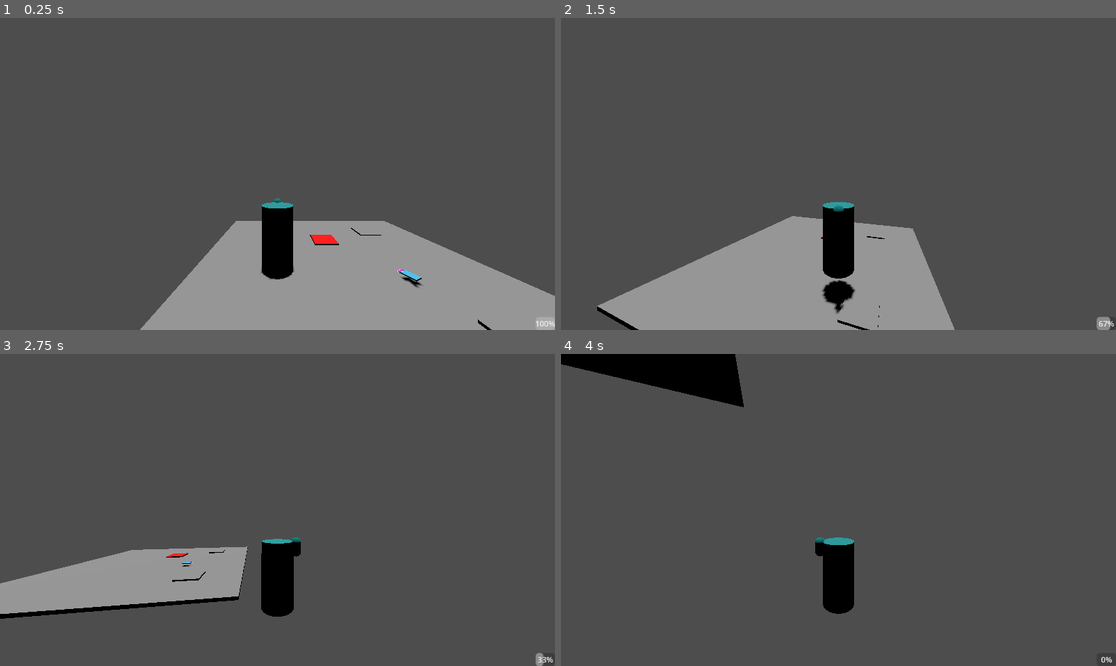
Above: before the commit, frames 1-4 (two rows, left to right).
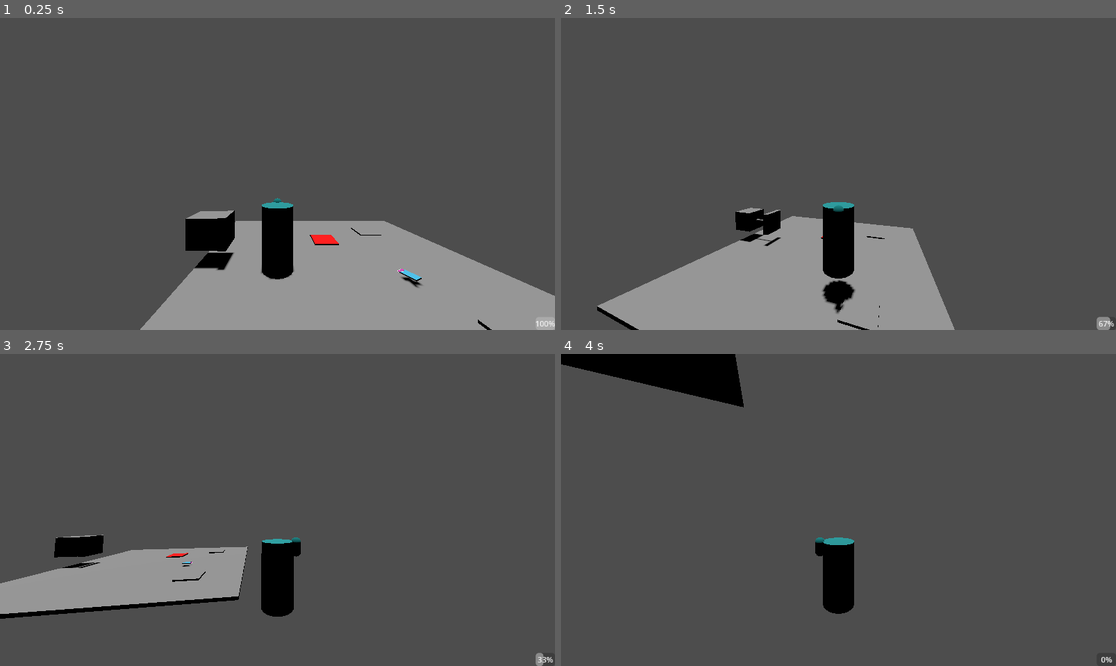
Above: after the commit, the same moments.

Repository: audreyssu/GGJ-2025-BubblegumPlatformer
Game: Godot game, scene res://scenes/world_root.tscn
Same seed, same stepped clock (60 frames per second), same inputs: the game is played once before the commit and once after it.
Inputs (mouse positions are in pixels of both pictures, inside the frame that each line leads up to):
- Up to frame 1 (0.25 s): no input
- Up to frame 2 (1.5 s): move the mouse to (866, 174) at 0.52 s; hold D (p_right) 0.53-1.28 s; click (866, 174) at 0.6 s; tap Space (p_jump) at 0.77 s; move the mouse to (810, 174) at 1.27 s; hold S (p_backward) from 1.28 s (still down); tap W (p_foreward) at 1.35 s
- Up to frame 3 (2.75 s): tap Space (p_jump) at 1.52 s; move the mouse to (288, 503) at 2.02 s; release S (p_backward) at 2.03 s; hold D (p_right) from 2.03 s (still down); click (288, 503) at 2.1 s
- Up to frame 4 (4 s): move the mouse to (832, 516) at 2.77 s; tap W (p_foreward) at 2.85 s; tap Space (p_jump) at 3.02, 3.77 s; move the mouse to (877, 513) at 3.52 s; release D (p_right) at 3.53 s; hold A (p_left) from 3.53 s (still down); click (877, 513) at 3.6 s

The runs differ from the first frame. In frame 1, 1.4% of the frame differs, in the area x 33-43%, y 61-81%; in frame 2, 0.6%; in frame 3, 0.6%; in frame 4, nothing differs.

Commit message:
Added piston (issue with collision)

Diff:
--- /dev/null
+++ b/bubblegamejam/scenes/piston.tscn
@@ -0,0 +1,107 @@
+[gd_scene load_steps=11 format=3 uid="uid://o251yu4k7q1y"]
+
+[sub_resource type="BoxMesh" id="BoxMesh_8psbl"]
+
+[sub_resource type="BoxShape3D" id="BoxShape3D_jhc0r"]
+
+[sub_resource type="BoxMesh" id="BoxMesh_h3p8i"]
+
+[sub_resource type="BoxShape3D" id="BoxShape3D_sh23c"]
+size = Vector3(0.25, 1.05, 1.05)
+
+[sub_resource type="CylinderMesh" id="CylinderMesh_p86ps"]
+
+[sub_resource type="CylinderShape3D" id="CylinderShape3D_vvie1"]
+
+[sub_resource type="Curve3D" id="Curve3D_6f80a"]
+_data = {
+"points": PackedVector3Array(0, 0, 0, 0, 0, 0, -1.11402, 0.00031437, 0, 0, 0, 0, 0, 0, 0, -0.000530958, -1.70469e-05, 0.000771068),
+"tilts": PackedFloat32Array(0, 0)
+}
+point_count = 2
+
+[sub_resource type="Animation" id="Animation_wodde"]
+length = 0.001
+loop_mode = 1
+tracks/0/type = "value"
+tracks/0/imported = false
+tracks/0/enabled = true
+tracks/0/path = NodePath("..:progress_ratio")
+tracks/0/interp = 1
+tracks/0/loop_wrap = true
+tracks/0/keys = {
+"times": PackedFloat32Array(0),
+"transitions": PackedFloat32Array(1),
+"update": 0,
+"values": [0.0]
+}
+
+[sub_resource type="Animation" id="Animation_uqr3p"]
+resource_name = "pistonAnim"
+length = 3.0
+loop_mode = 1
+tracks/0/type = "value"
+tracks/0/imported = false
+tracks/0/enabled = true
+tracks/0/path = NodePath("..:progress_ratio")
+tracks/0/interp = 1
+tracks/0/loop_wrap = true
+tracks/0/keys = {
+"times": PackedFloat32Array(0, 1.5),
+"transitions": PackedFloat32Array(1, 1),
+"update": 0,
+"values": [0.0, 1.0]
+}
+
+[sub_resource type="AnimationLibrary" id="AnimationLibrary_w6224"]
+_data = {
+"RESET": SubResource("Animation_wodde"),
+"pistonAnim": SubResource("Animation_uqr3p")
+}
+
+[node name="piston" type="Node3D"]
+
+[node name="pistonBase" type="StaticBody3D" parent="."]
+transform = Transform3D(1, 0, 0, 0, 1, 0, 0, 0, 1, -1.59859, 0, 0)
+
+[node name="MeshInstance3D" type="MeshInstance3D" parent="pistonBase"]
+mesh = SubResource("BoxMesh_8psbl")
+
+[node name="CollisionShape3D" type="CollisionShape3D" parent="pistonBase"]
+shape = SubResource("BoxShape3D_jhc0r")
+
+[node name="pistonPusher" type="AnimatableBody3D" parent="."]
+transform = Transform3D(1, 0, 0, 0, 1, 0, 0, 0, 1, -1.11402, 0.00031437, 0)
+
+[node name="pusherMesh" type="MeshInstance3D" parent="pistonPusher"]
+transform = Transform3D(0.25, 0, 0, 0, 1.05, 0, 0, 0, 1.05, 0, 0, 0)
+mesh = SubResource("BoxMesh_h3p8i")
+
+[node name="pusherCollision" type="CollisionShape3D" parent="pistonPusher"]
+shape = SubResource("BoxShape3D_sh23c")
+
+[node name="leverMesh" type="MeshInstance3D" parent="pistonPusher"]
+transform = Transform3D(-4.37114e-09, -0.6, 0, 0.1, -2.62268e-08, 0, 0, 0, 0.1, -0.515153, 0, 0)
+mesh = SubResource("CylinderMesh_p86ps")
+skeleton = NodePath("")
+
+[node name="leverCollision" type="CollisionShape3D" parent="pistonPusher"]
+shape = SubResource("CylinderShape3D_vvie1")
+
+[node name="pistonPath" type="Path3D" parent="."]
+curve = SubResource("Curve3D_6f80a")
+
+[node name="pistonPathFollow" type="PathFollow3D" parent="pistonPath"]
+transform = Transform3D(-0.000692531, 0.000297587, -0.999827, 0, 0.999827, 0.000297587, 1, 2.06088e-07, -0.000692411, -1.11402, 0.00031437, 0)
+
+[node name="pistonTransform" type="RemoteTransform3D" parent="pistonPath/pistonPathFollow"]
+remote_path = NodePath("../../../pistonPusher")
+update_rotation = false
+update_scale = false
+
+[node name="pistonAnimPlayer" type="AnimationPlayer" parent="."]
+root_node = NodePath("../pistonPath/pistonPathFollow/pistonTransform")
+libraries = {
+"": SubResource("AnimationLibrary_w6224")
+}
+autoplay = "pistonAnim"
--- a/bubblegamejam/scenes/world_root.tscn
+++ b/bubblegamejam/scenes/world_root.tscn
@@ -7,6 +7,7 @@
 [ext_resource type="PackedScene" uid="uid://mrgknucoe2tv" path="res://scenes/bubble_counter.tscn" id="4_8co3c"]
 [ext_resource type="PackedScene" uid="uid://b6buddapu6s7t" path="res://scenes/checkpoint.tscn" id="6_jdluq"]
 [ext_resource type="PackedScene" uid="uid://dldq2gdep0loy" path="res://scenes/spikes.tscn" id="7_18fcs"]
+[ext_resource type="PackedScene" uid="uid://o251yu4k7q1y" path="res://scenes/piston.tscn" id="8_mtc1a"]
 
 [node name="worldRoot" type="Node3D"]
 script = ExtResource("1_0qkg6")
@@ -35,6 +36,16 @@
 [node name="spikes" parent="." instance=ExtResource("7_18fcs")]
 transform = Transform3D(1, 0, 0, 0, 1, 0, 0, 0, 1, 0, 0, -1.85668)
 
+[node name="piston" parent="." instance=ExtResource("8_mtc1a")]
+transform = Transform3D(1, 0, 0, 0, 1, 0, 0, 0, 1, -2.87195, 1.1382, -0.227564)
+
+[node name="pistonPusher" parent="piston" index="1"]
+transform = Transform3D(1, 0, 0, 0, 1, 0, 0, 0, 1, -1.11402, 0.000314355, 0)
+
+[node name="pistonPathFollow" parent="piston/pistonPath" index="0"]
+transform = Transform3D(-0.000692531, 0.000297587, -0.999827, 0, 0.999827, 0.000297587, 1, 2.06088e-07, -0.000692411, -1.11402, 0.00031437, 0)
+
 [connection signal="numBubblesChanged" from="player" to="Bubble_Counter" method="_on_player_num_bubbles_changed"]
 
 [editable path="checkpoint2"]
+[editable path="piston"]
Not shown: 1 places in bubblegamejam/scenes/world_root.tscn that only renumber resources
